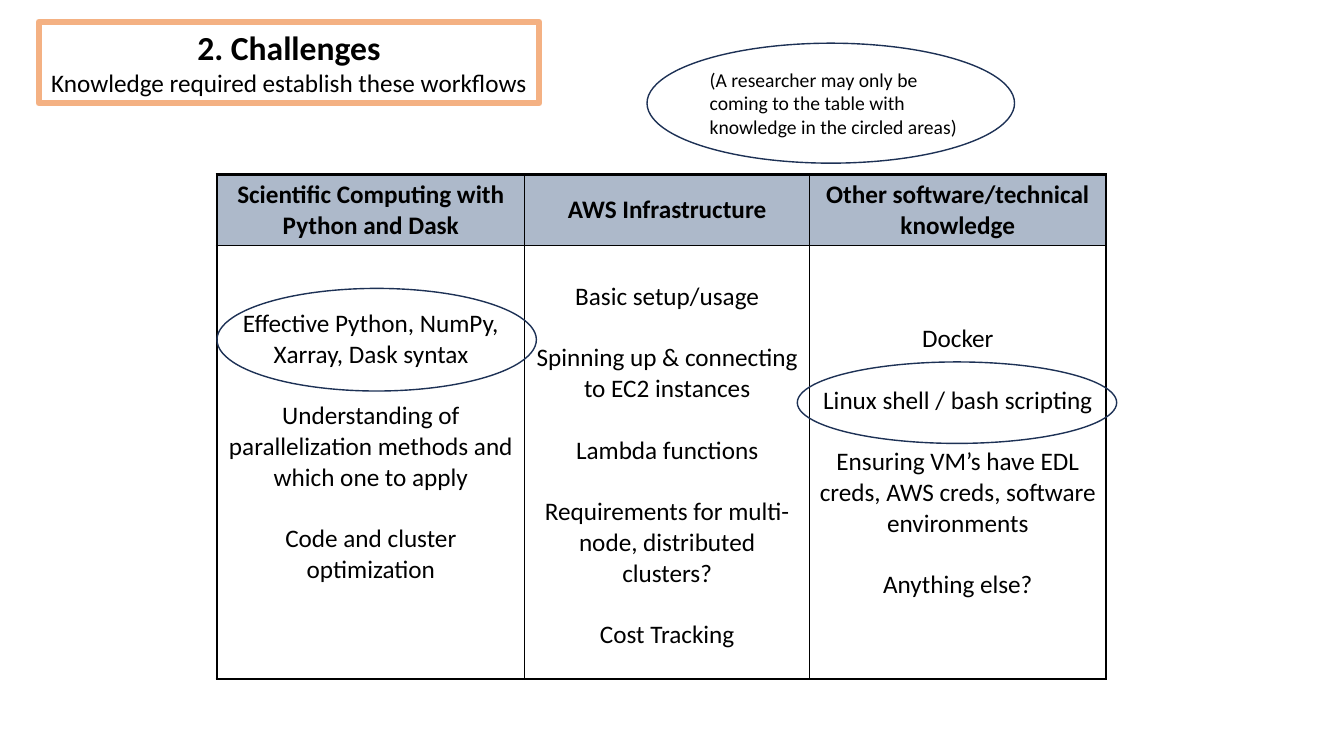
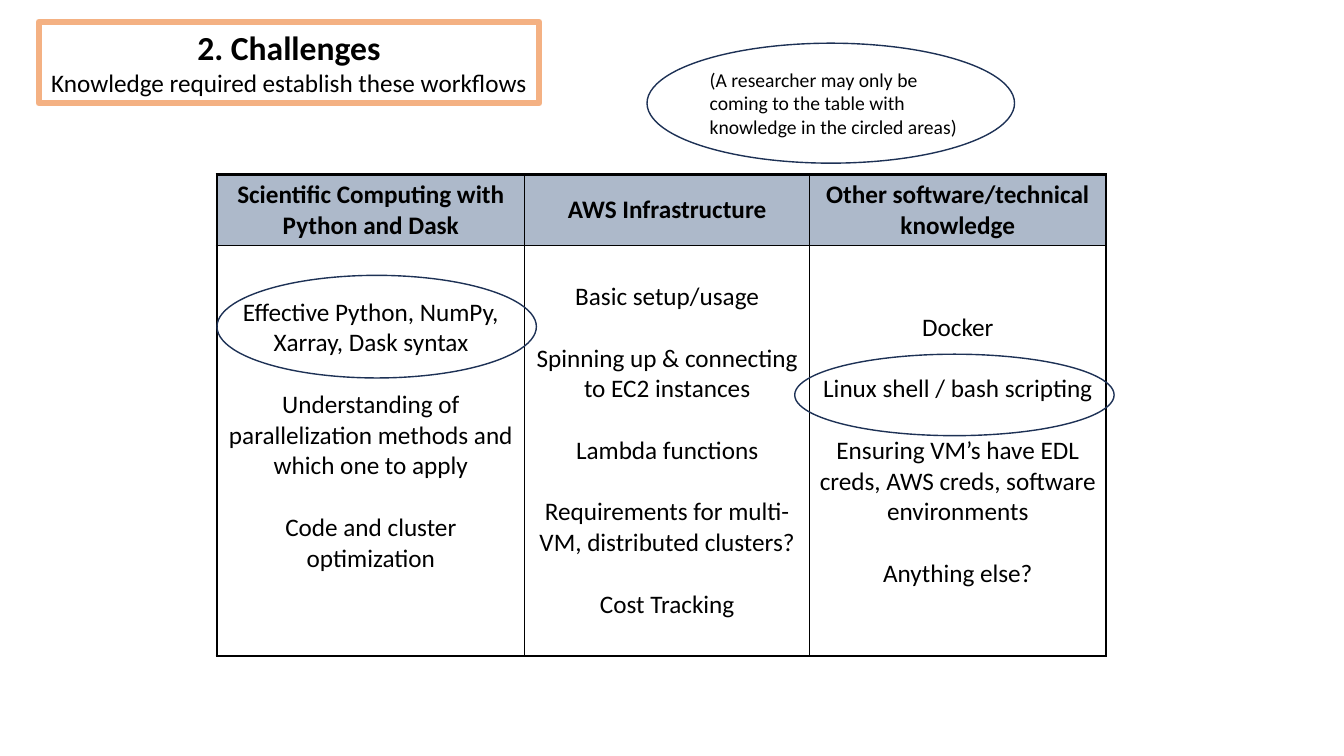
Before and after one commit to DeanHenze/cloud_earthdata, a slide deck: slide 11 of coiled/Coiled_presentation.pptx. Drawn at 1344x756 pixels with LibreOffice and Linux fonts; fonts in the diff are those of the drawing. Boxes give left, top, right and bottom in pixels: in the first picture for what was removed or moved away, otherwise in the second. Text is boxed around its words. In the diff, an @@ line names an element or a change of style, - is before the commit and + after.

```diff
--- a/coiled/Coiled_presentation.pptx
+++ b/coiled/Coiled_presentation.pptx
@@ table at (x1=217, y1=174, x2=1106, y2=655) @@
-row 2, column 2: Basic setup/usage / Spinning up & connecting to EC2 instances / Lambda functions / Requirements for multi-node, distributed clusters? / Cost Tracking
+row 2, column 2: Basic setup/usage / Spinning up & connecting to EC2 instances / Lambda functions / Requirements for multi-VM, distributed clusters? / Cost Tracking
@@ ellipse moved from (x1=217, y1=288, x2=536, y2=391) to (x1=217, y1=275, x2=536, y2=378) @@
@@ ellipse moved from (x1=798, y1=362, x2=1117, y2=444) to (x1=795, y1=354, x2=1114, y2=436) @@
```
Also in this commit, not shown: 4 other slides changed, 2 other files.
